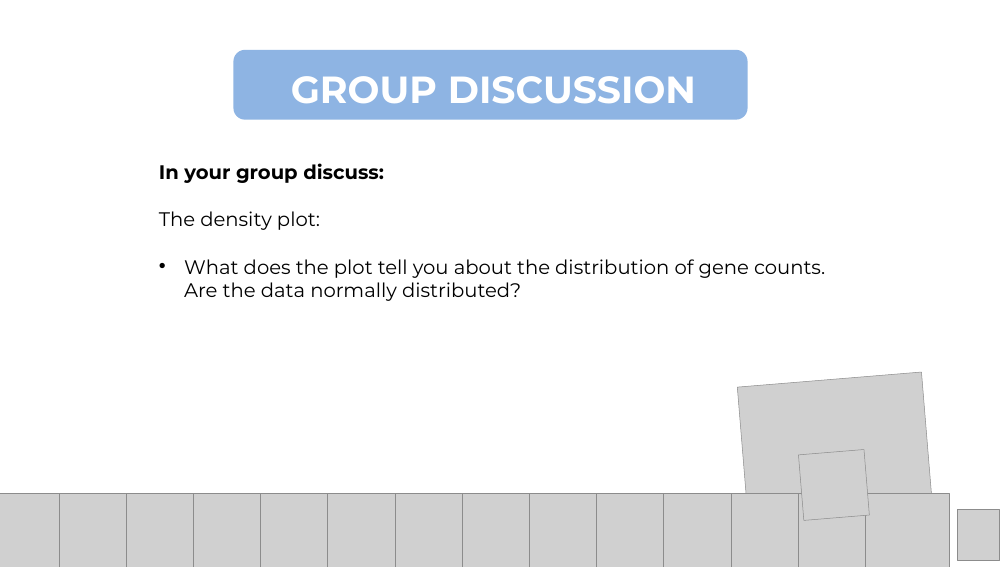
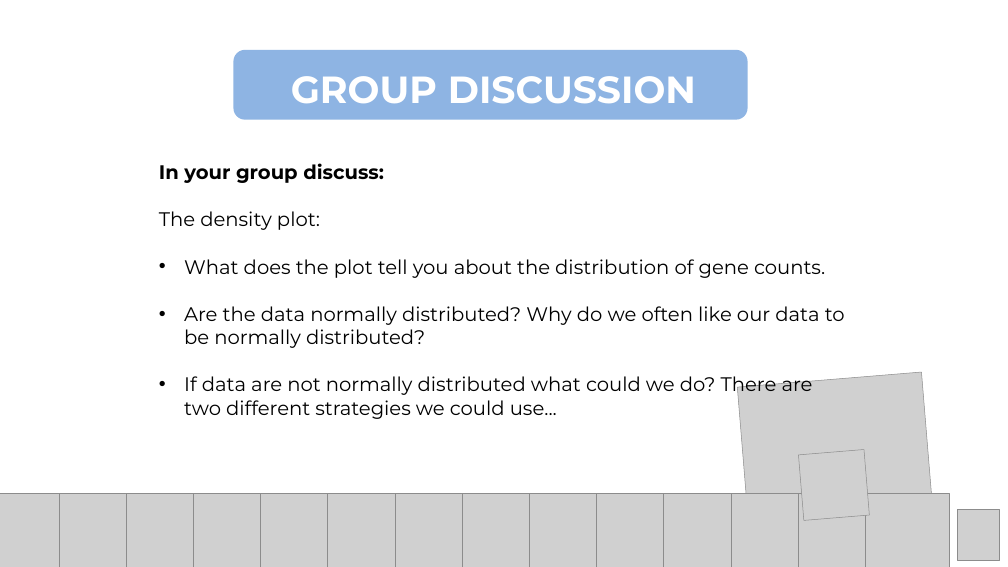
Before and after one commit to Center-for-Health-Data-Science/Foundations-of-Health-Data-Science, a slide deck: slide 38 of Slides/FHDS_Exploratory_Data_Analysis_Part2.pptx (slide 27 before the commit). Drawn at 1008x567 pixels with LibreOffice and Linux fonts; fonts in the diff are those of the drawing; grey boxes stand for pictures. Boxes give left, top, right and bottom in pixels: in the first picture for what was removed or moved away, otherwise in the second. Text is boxed around its words. In the diff, an @@ line names an element or a change of style, - is before the commit and + after.

```diff
--- a/Slides/FHDS_Exploratory_Data_Analysis_Part2.pptx
+++ b/Slides/FHDS_Exploratory_Data_Analysis_Part2.pptx
@@ text at [184,259,845,419]: text changed @@
-• What does the plot tell you about the distribution of gene counts. Are the data normally distributed?
+• What does the plot tell you about the distribution of gene counts.
+• Are the data normally distributed? Why do we often like our data to be normally distributed?
+• If data are not normally distributed what could we do? There are two different strategies we could use...
```
Also in this commit, not shown: 15 other slides changed, 2 slides added, 1 slide removed, 1 other file.
